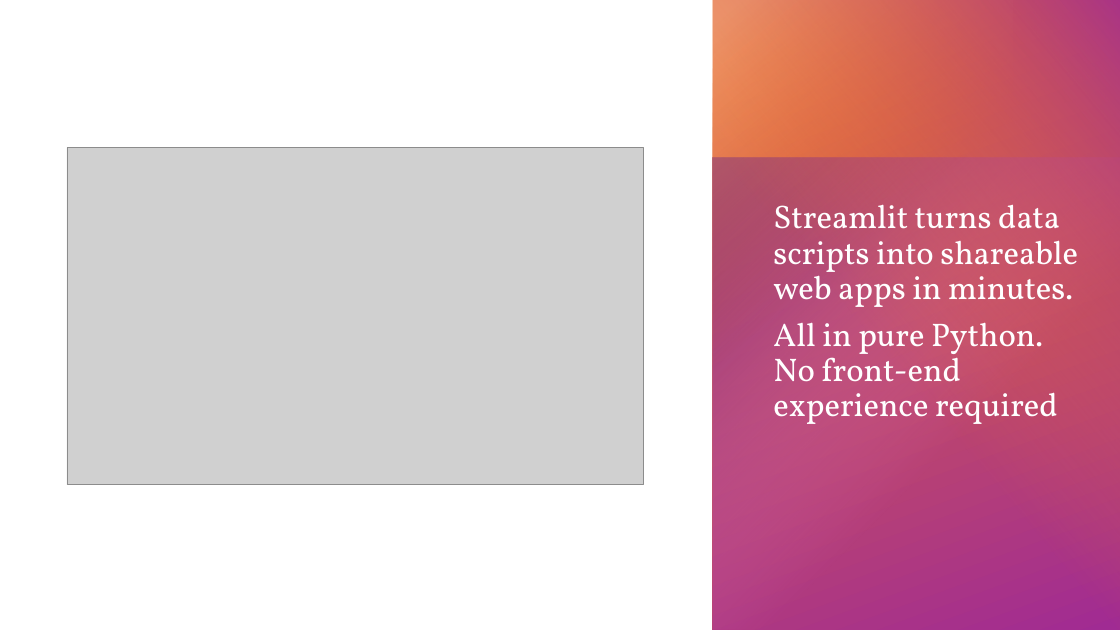
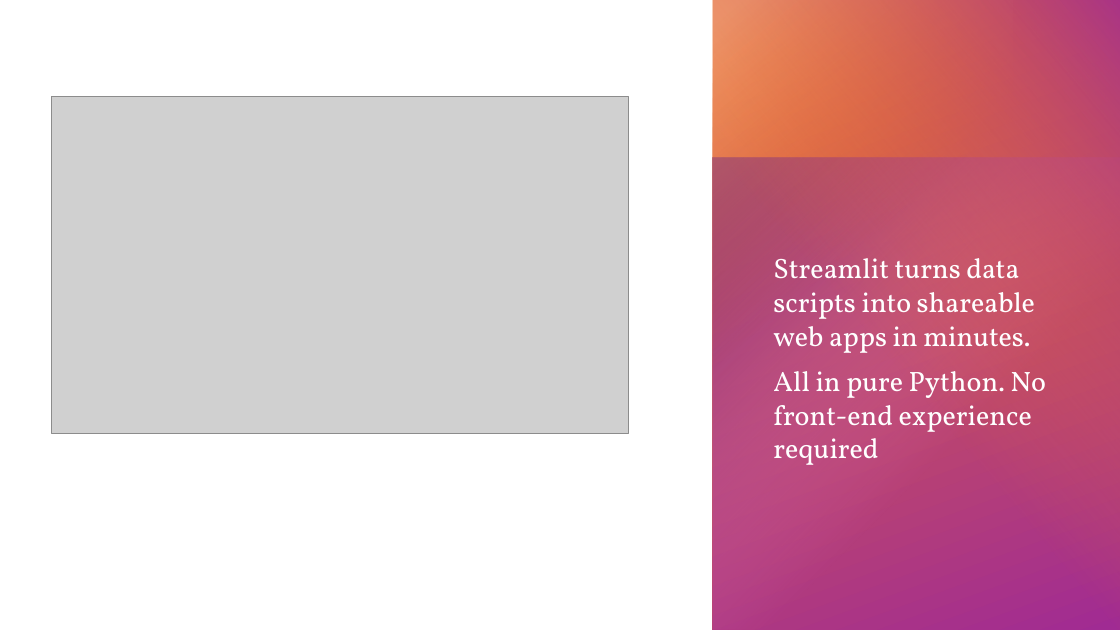
Before and after one commit to jordidiazc/FinalProject_IH, a slide deck: slide 7 of slides/Summer book recommender.pptx. Drawn at 1120x630 pixels with LibreOffice and Linux fonts; fonts in the diff are those of the drawing; grey boxes stand for pictures. Boxes give left, top, right and bottom in pixels: in the first picture for what was removed or moved away, otherwise in the second. Text is boxed around its words. In the diff, an @@ line names an element or a change of style, - is before the commit and + after.

```diff
--- a/slides/Summer book recommender.pptx
+++ b/slides/Summer book recommender.pptx
@@ text "Streamlit turns data scripts into ..." at (773,258,1046,465): size 28 to 24 pt; line spacing 0.9 to 1 @@
@@ picture: place and size @@
-picture at (67,148,644,485)
+picture at (52,96,628,433)
```
Also in this commit, not shown: 1 other slide changed, 2 other files.
